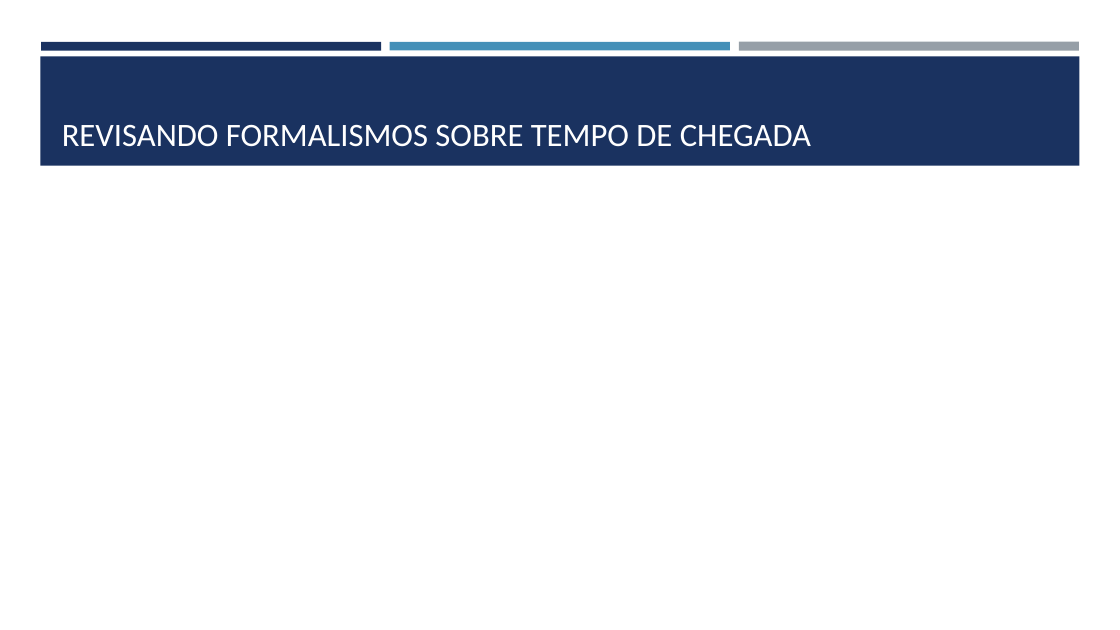
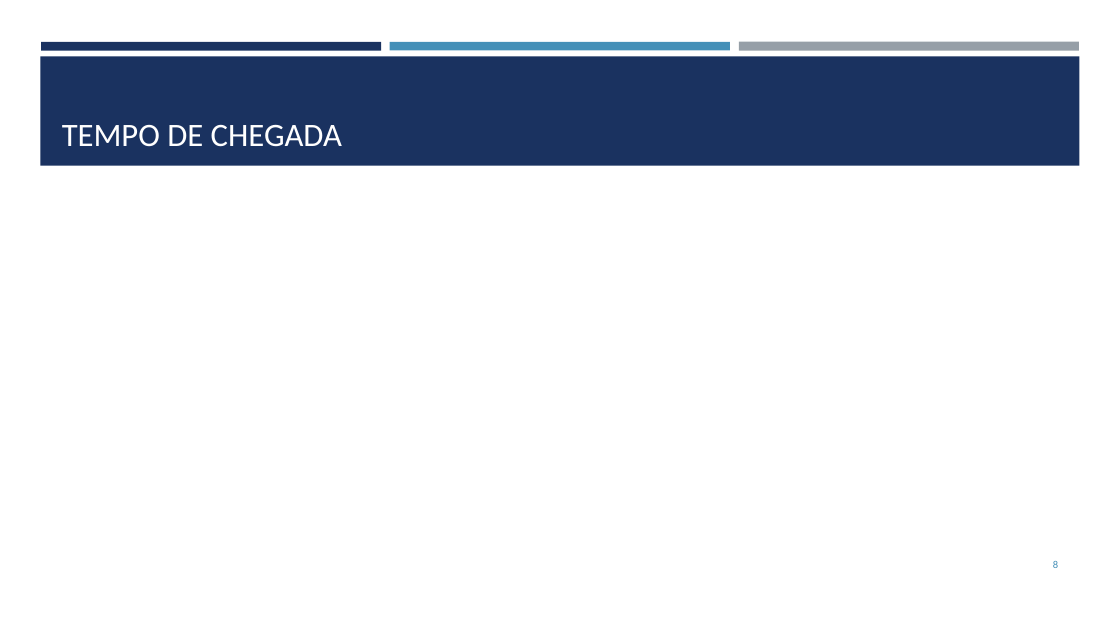
Before and after one commit to REsteche/master_works, a slide deck: slide 8 of conclusion/defesa.pptx (slide 11 before the commit). Drawn at 1120x630 pixels with LibreOffice and Linux fonts; fonts in the diff are those of the drawing; grey boxes stand for pictures. Boxes give left, top, right and bottom in pixels: in the first picture for what was removed or moved away, otherwise in the second. Text is boxed around its words. In the diff, an @@ line names an element or a change of style, - is before the commit and + after.

```diff
--- a/conclusion/defesa.pptx
+++ b/conclusion/defesa.pptx
@@ title at bbox=[62, 124, 342, 147]: text changed @@
-REVISANDO FORMALISMOS SOBRE TEMPO DE CHEGADA
+TEMPO DE CHEGADA
@@ page number added at bbox=[1053, 561, 1058, 568], 9 pt, text #4590B8 @@
+8
```
Also in this commit, not shown: 18 other slides changed, 31 slides added, 6 slides removed, 1 other file.
